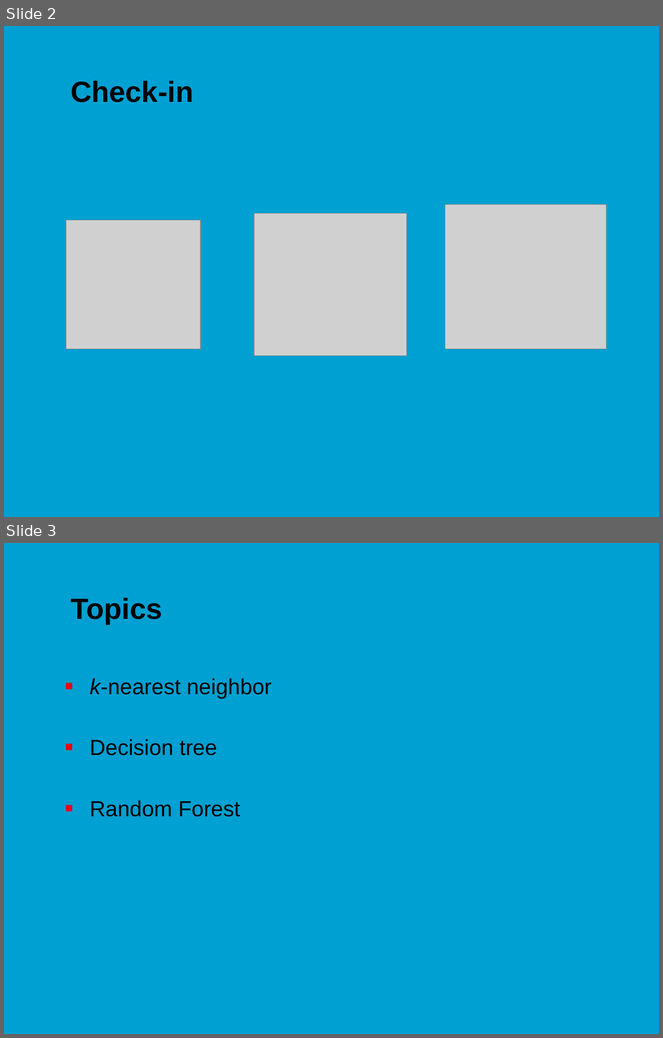
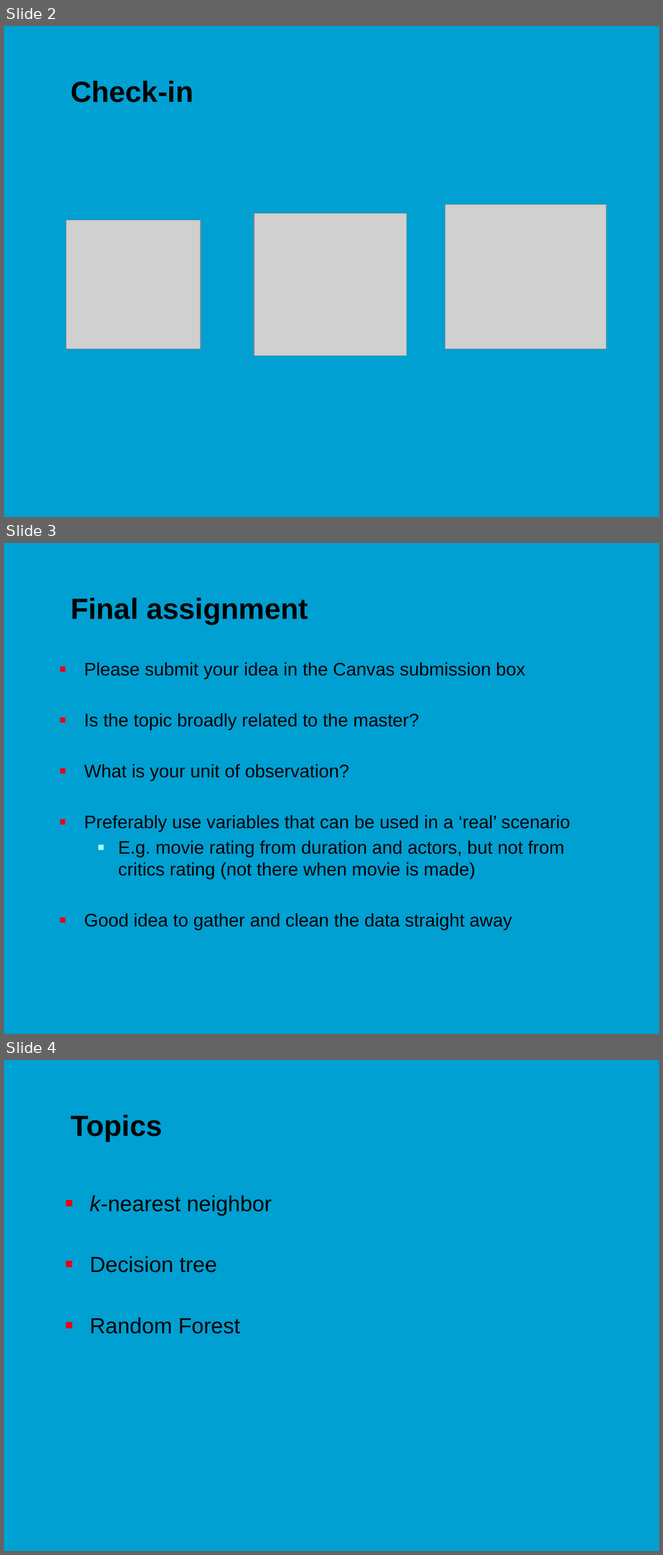
Before and after one commit to jonasmoons/data-driven-learning, a slide deck: slides/Week 5 - machine learning.pptx. Shown one above the other, each under a label of ours: slides 2 and 3 before the commit, slides 2, 3 and 4 after it. The pictures are 663x1038 and 663x1555 pixels, drawn with LibreOffice and Linux fonts; fonts in the diff are those of the drawing; grey boxes stand for pictures; background and template pictures are left out. Boxes give left, top, right and bottom in pixels: in the first picture for what was removed or moved away, otherwise in the second. Text is boxed around its words. In the diff, an @@ line names an element or a change of style, - is before the commit and + after.

```diff
--- a/slides/Week 5 - machine learning.pptx
+++ b/slides/Week 5 - machine learning.pptx
@@ slide 3 added at box(4, 543, 659, 1034), background picture (left out) @@
@@ title added at box(71, 598, 308, 625), 32 pt, text #000000, bold @@
+Final assignment
@@ text added at box(84, 662, 570, 930), 20 pt, text #000000 @@
+■ Please submit your idea in the Canvas submission box
+■ Is the topic broadly related to the master?
+■ What is your unit of observation?
+■ Preferably use variables that can be used in a ‘real’ scenario
+  ■ E.g. movie rating from duration and actors, but not from critics rating (not there when movie is made)
+■ Good idea to gather and clean the data straight away
@@ what was slide 3 is now slide 4 @@
```
Also in this commit, not shown: 2 slides changed, 3 other files.
